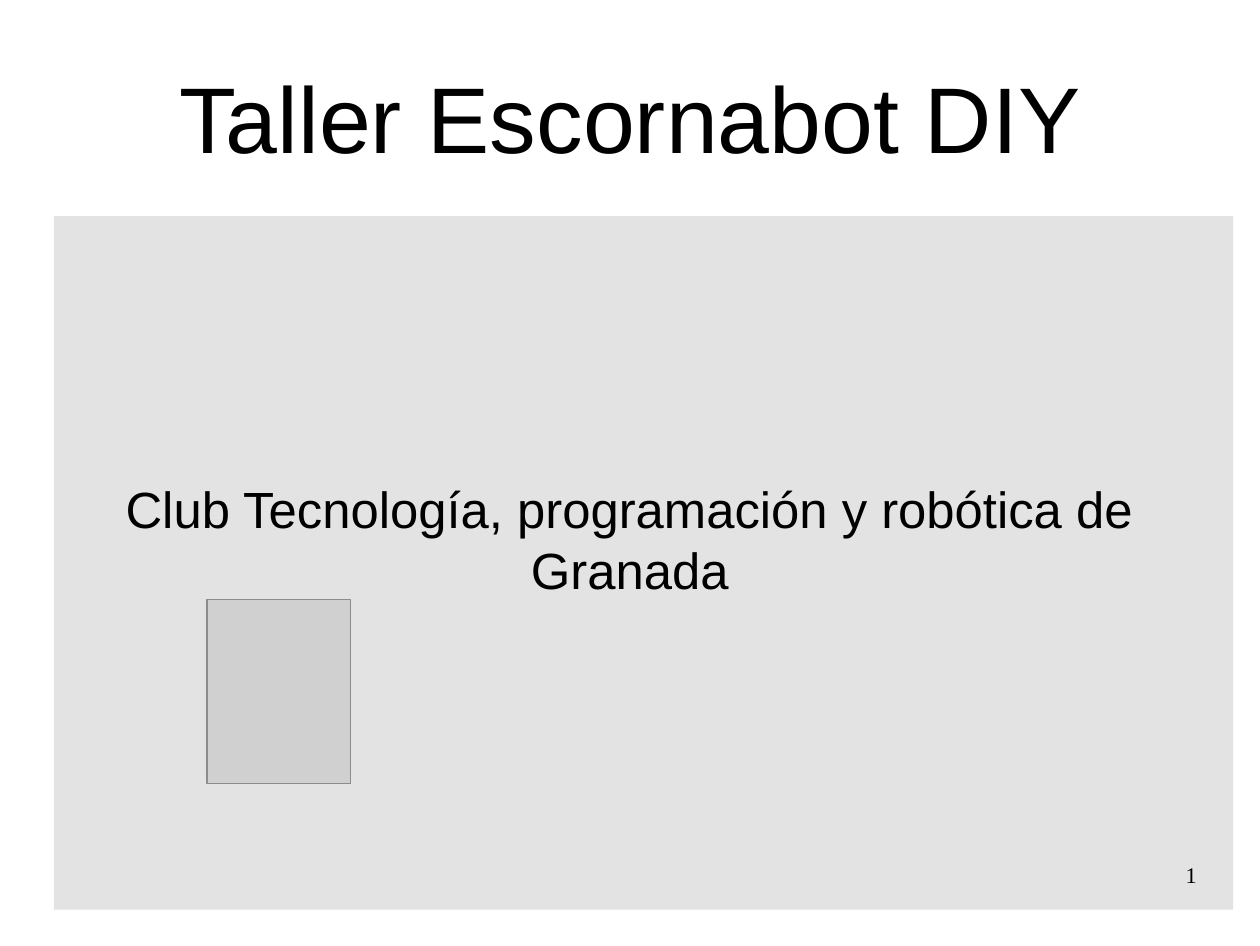
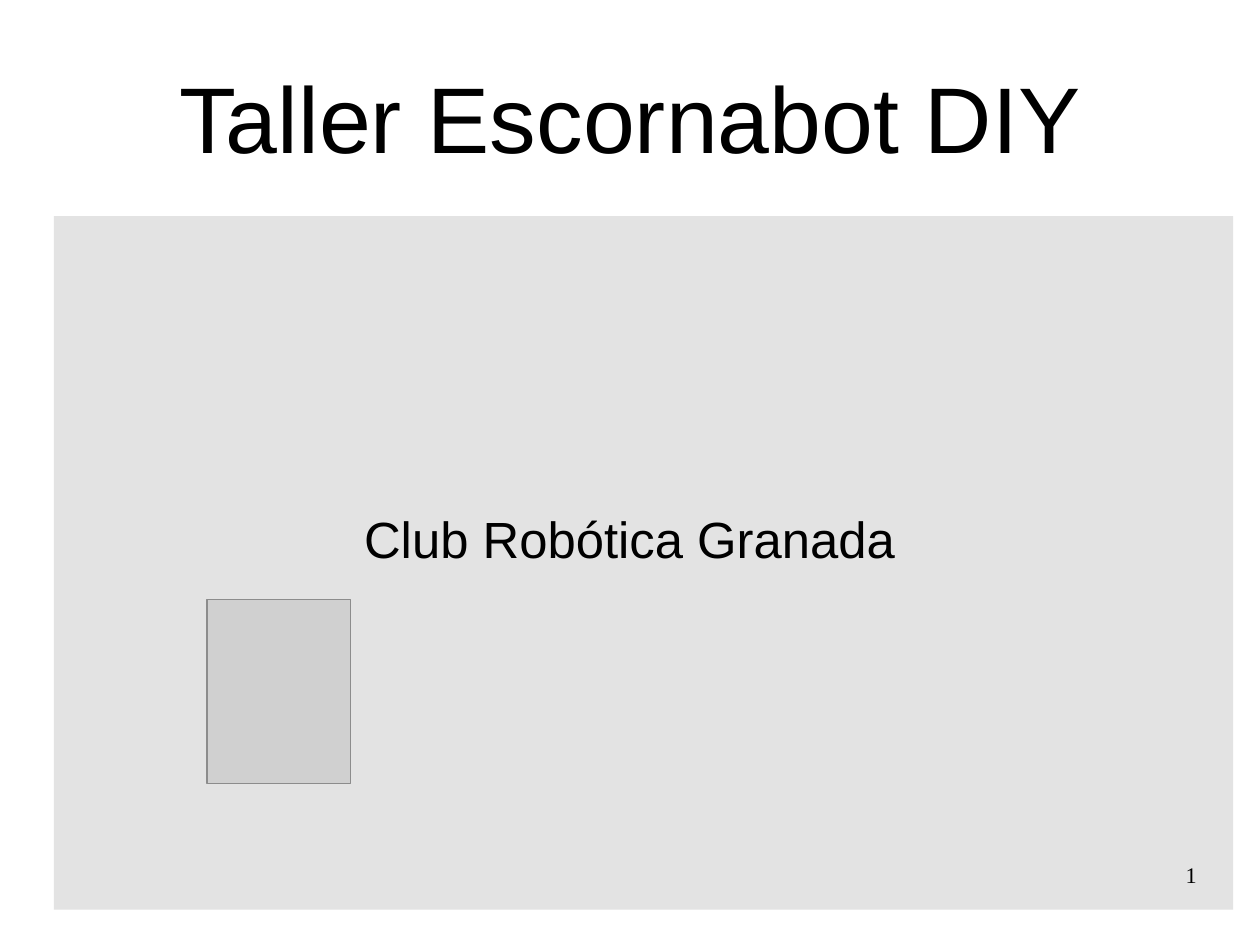
Before and after one commit to pedroruizf/taller_escornabot, a slide deck: slide 1 of presentacion_taller_escornabot.odp. Drawn at 1260x946 pixels with LibreOffice and Linux fonts; fonts in the diff are those of the drawing; grey boxes stand for pictures; background and template pictures are left out. Boxes give left, top, right and bottom in pixels: in the first picture for what was removed or moved away, otherwise in the second. Text is boxed around its words. In the diff, an @@ line names an element or a change of style, - is before the commit and + after.

```diff
--- a/presentacion_taller_escornabot.odp
+++ b/presentacion_taller_escornabot.odp
@@ subtitle at <box>364,520,895,559</box>: text changed @@
-Club Tecnología, programación y robótica de Granada
+Club Robótica Granada
```
Also in this commit, not shown: 1 other slide changed, 1 other file.
